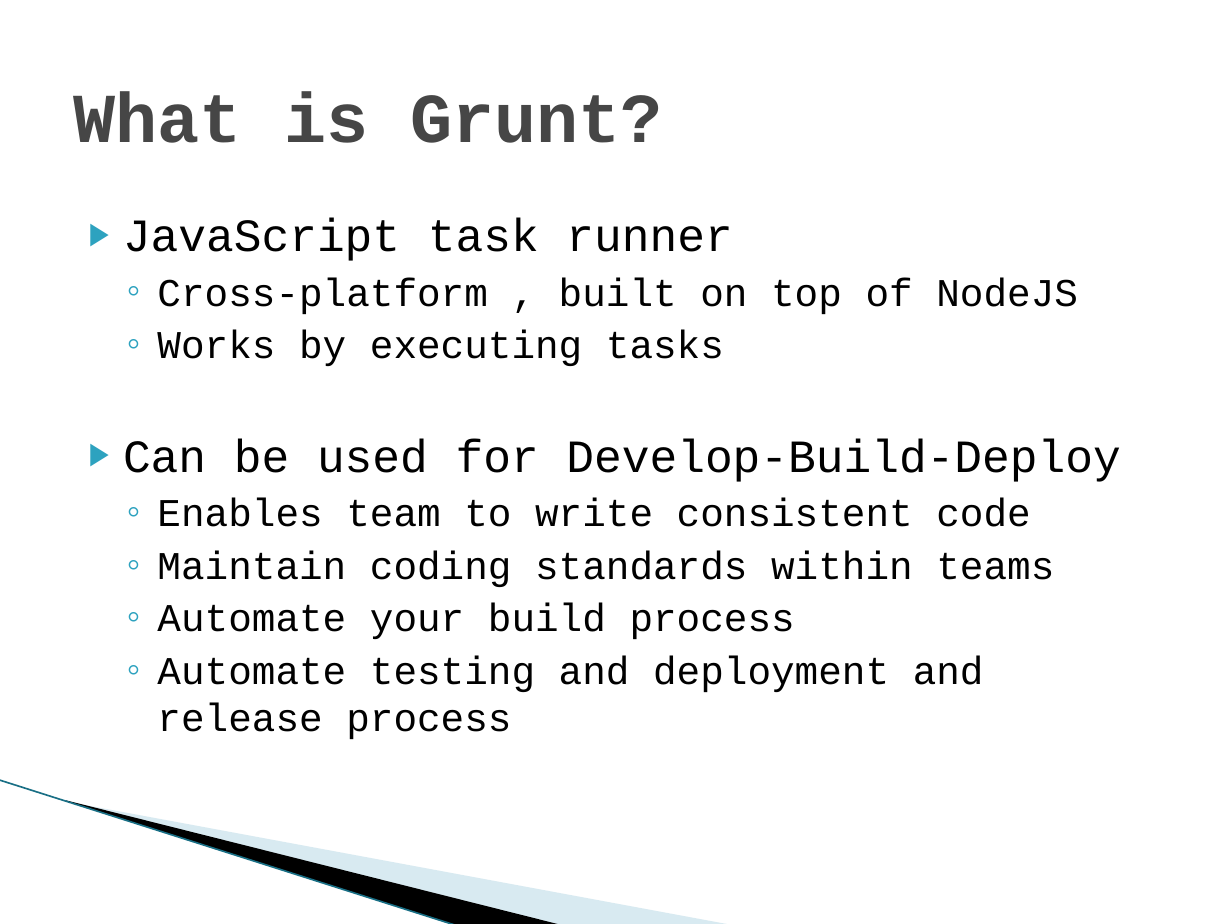
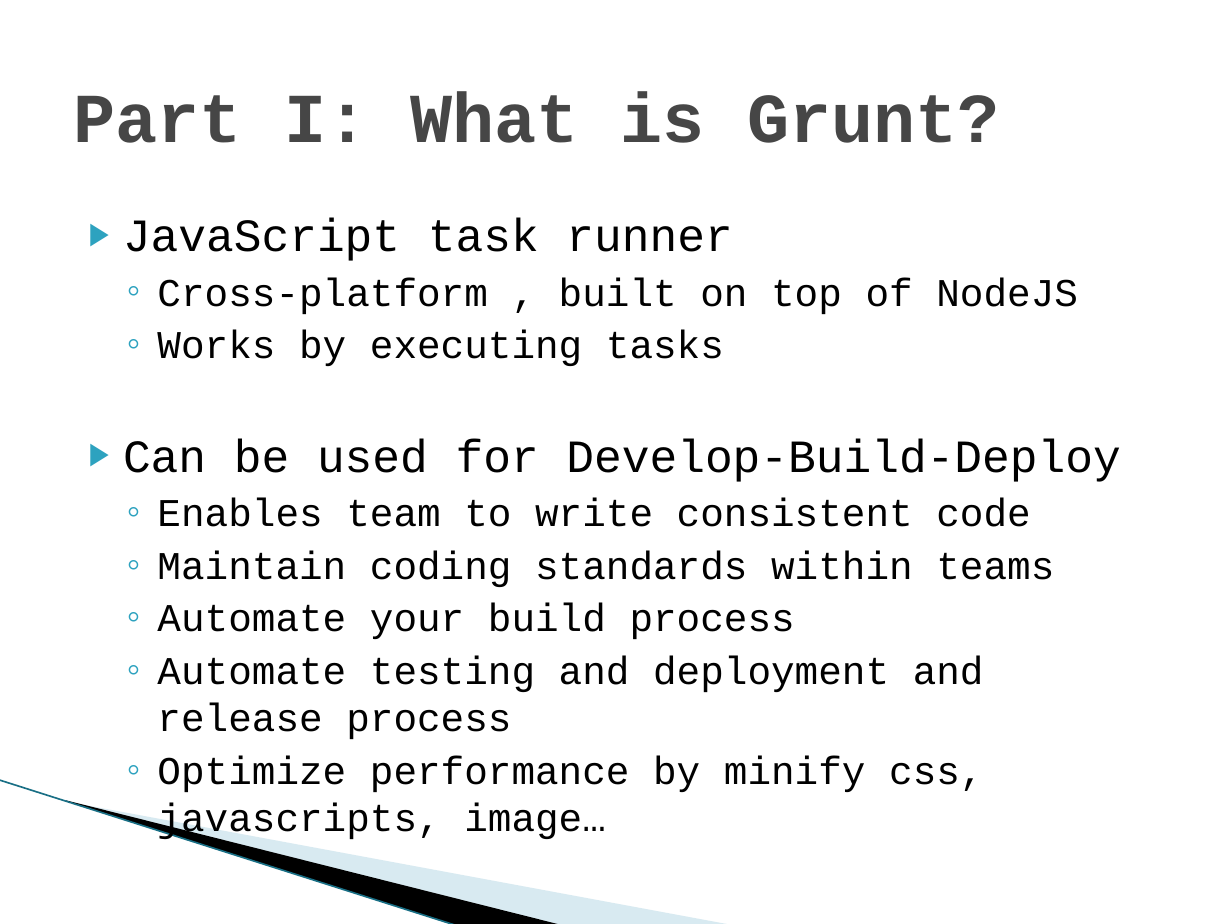
Before and after one commit to jerrykid/Automation-FrontEnd-With-Gruntjs, a slide deck: slide 4 of Automation-FrontEnd-With-Gruntjs.pptx (slide 3 before the commit). Drawn at 1232x924 pixels with LibreOffice and Linux fonts; fonts in the diff are those of the drawing; background and template pictures are left out. Boxes give left, top, right and bottom in pixels: in the first picture for what was removed or moved away, otherwise in the second. Text is boxed around its words. In the diff, an @@ line names an element or a change of style, - is before the commit and + after.

```diff
--- a/Automation-FrontEnd-With-Gruntjs.pptx
+++ b/Automation-FrontEnd-With-Gruntjs.pptx
@@ title at box(74, 91, 999, 143): text changed @@
-What is Grunt?
+Part I: What is Grunt?
@@ text at box(157, 756, 983, 792): paragraph added @@
+  ◦ Optimize performance by minify css, javascripts, image…
```
Also in this commit, not shown: 4 other slides changed, 12 slides added, 1 slide removed, 1 other file.
